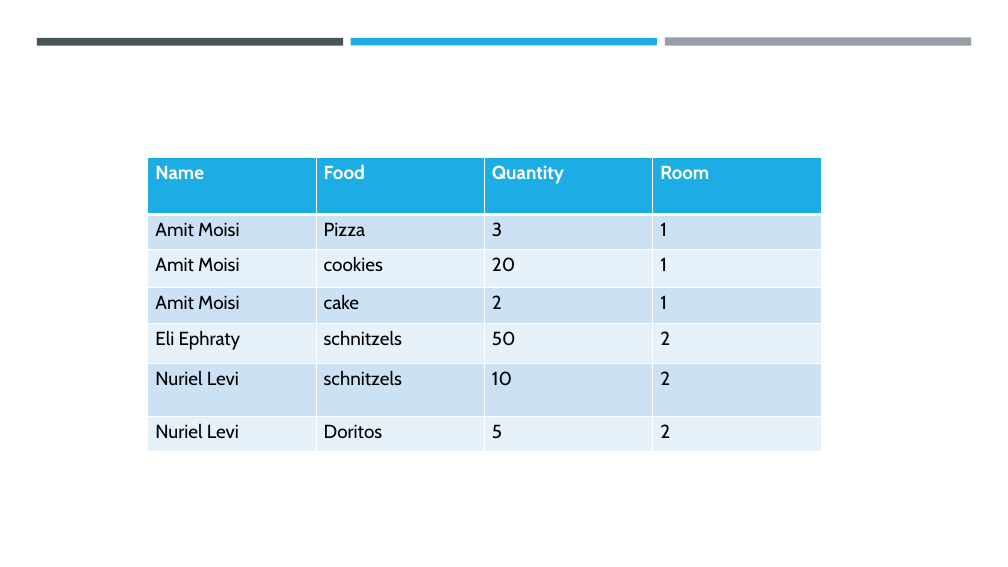
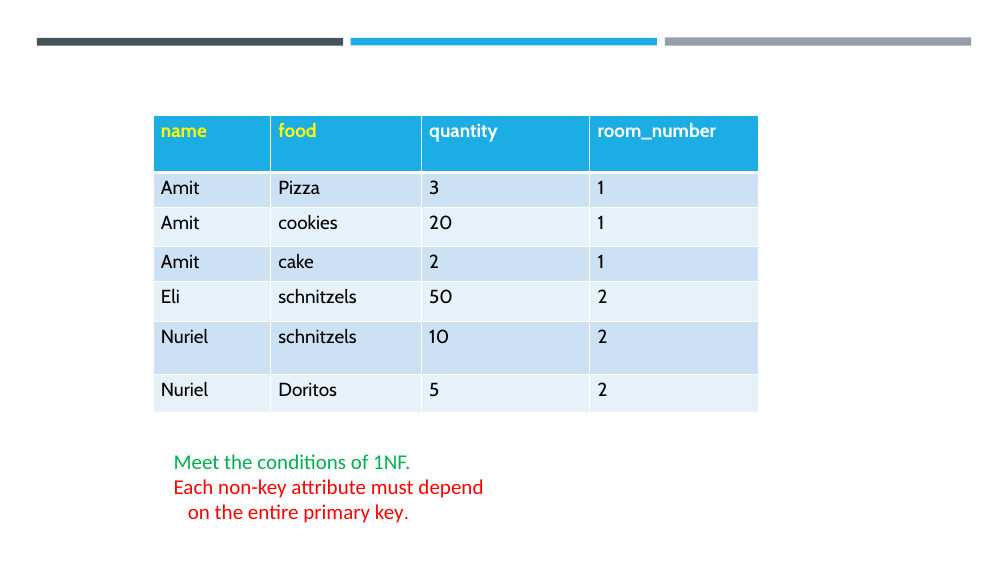
Before and after one commit to NONAME4322/ChatMate, a slide deck: slide 9 of Database normalization.pptx (slide 8 before the commit). Drawn at 1008x567 pixels with LibreOffice and Linux fonts; fonts in the diff are those of the drawing. Boxes give left, top, right and bottom in pixels: in the first picture for what was removed or moved away, otherwise in the second. Text is boxed around its words. In the diff, an @@ line names an element or a change of style, - is before the commit and + after.

```diff
--- a/Database normalization.pptx
+++ b/Database normalization.pptx
@@ table at (154,116,759,412) @@
-row 1: Name | Food | Quantity | Room
+row 1: name | food | quantity | room_number
-row 2, column 1: Amit Moisi
+row 2, column 1: Amit
-row 3, column 1: Amit Moisi
+row 3, column 1: Amit
-row 4, column 1: Amit Moisi
+row 4, column 1: Amit
-row 5, column 1: Eli Ephraty
+row 5, column 1: Eli
-row 6, column 1: Nuriel Levi
+row 6, column 1: Nuriel
-row 7, column 1: Nuriel Levi
+row 7, column 1: Nuriel
@@ table: place and size @@
-table at (148,158,823,452)
+table at (154,116,759,412)
@@ text added at (174,454,483,523), 20 pt, text #FF0000 @@
+Meet the conditions of 1NF.
+Each non-key attribute must depend
+on the entire primary key.
```
Also in this commit, not shown: 7 other slides changed, 4 slides added, 2 slides removed.
